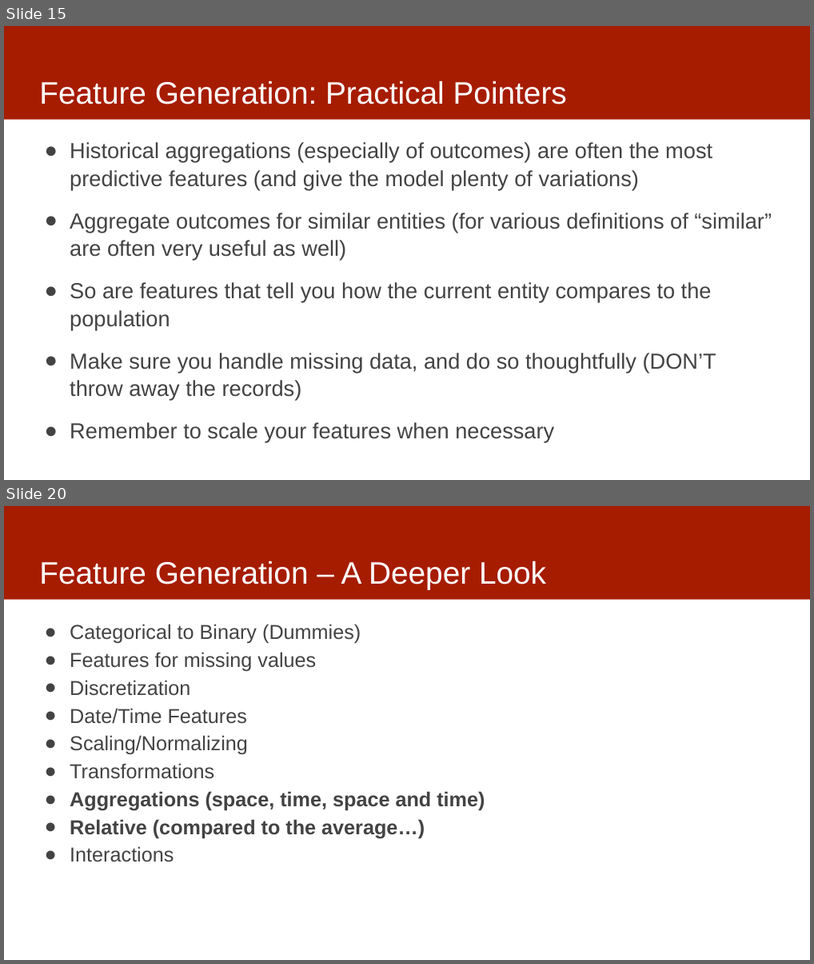
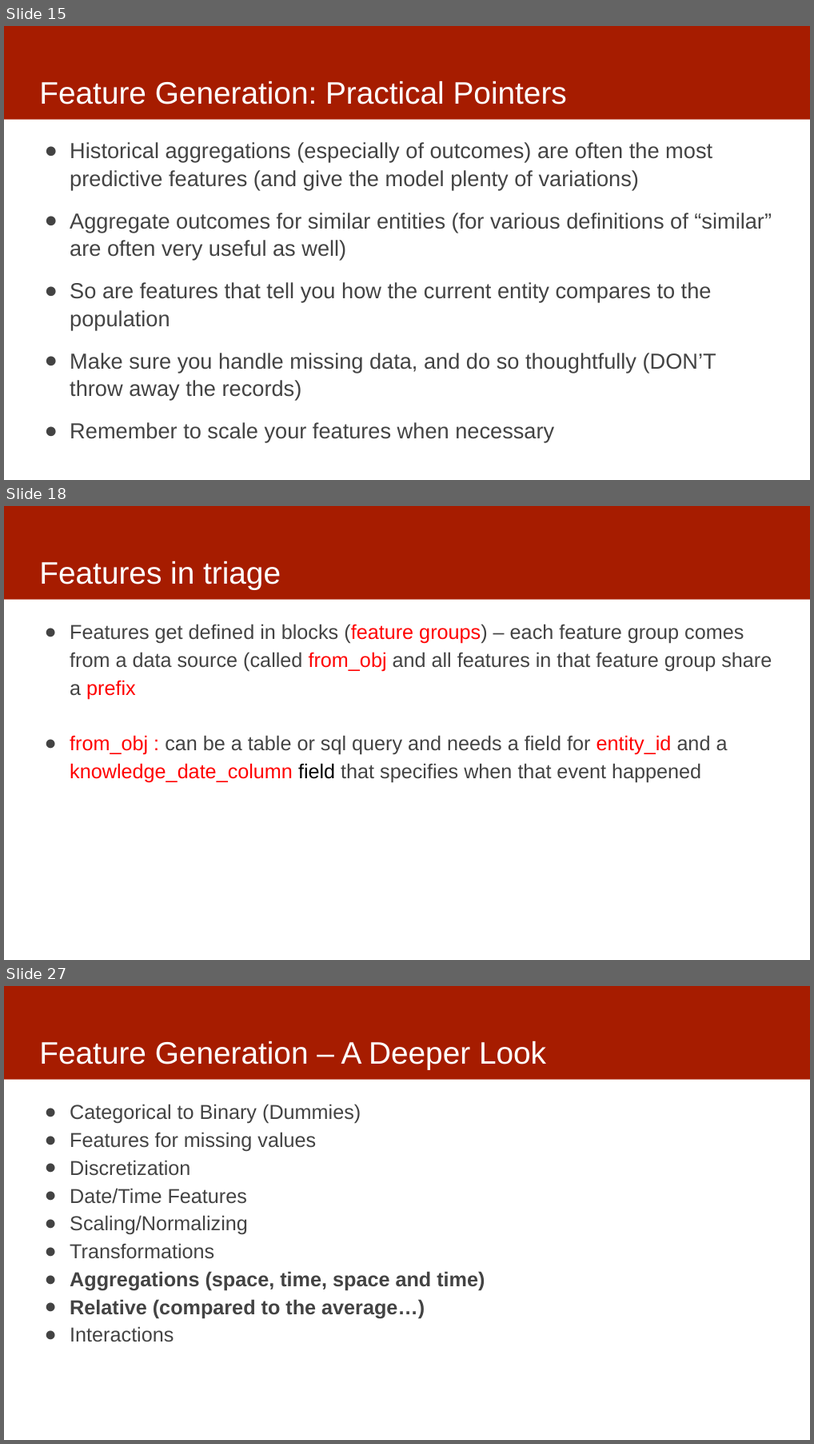
Before and after one commit to dssg/mlforpublicpolicylab, a slide deck: Lectures/12-features-and-imputation.pptx. Shown one above the other, each under a label of ours: slides 15 and 20 before the commit, slides 15, 18 and 27 after it; the slides between them are not shown. The pictures are 814x964 and 814x1444 pixels, drawn with LibreOffice and Linux fonts; fonts in the diff are those of the drawing. Boxes give left, top, right and bottom in pixels: in the first picture for what was removed or moved away, otherwise in the second. Text is boxed around its words. In the diff, an @@ line names an element or a change of style, - is before the commit and + after.

```diff
--- a/Lectures/12-features-and-imputation.pptx
+++ b/Lectures/12-features-and-imputation.pptx
@@ slide 18 added at [4, 506, 810, 960], background #FFFFFF; not listed: 1 template element that a slide beside it also shows @@
@@ title added at [39, 561, 281, 590], 37 pt, text #FFFFFF @@
+Features in triage
@@ text added at [70, 624, 772, 783], 24 pt, text #434343 @@
+● Features get defined in blocks (feature groups) – each feature group comes from a data source (called from_obj and all features in that feature group share a prefix
+● from_obj : can be a table or sql query and needs a field for entity_id and a knowledge_date_column field that specifies when that event happened
@@ what was slide 20 is now slide 27 @@
```
Also in this commit, not shown: 3 slides changed, 6 other slides added, 1 other file.
